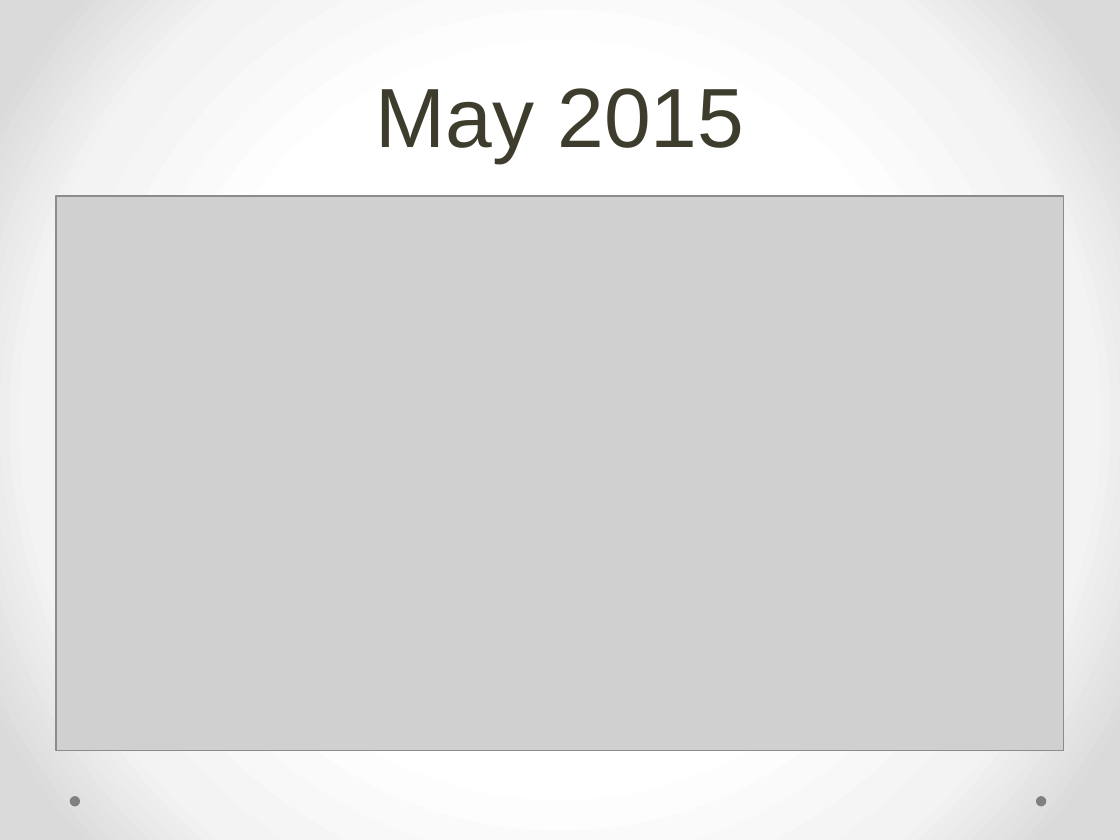
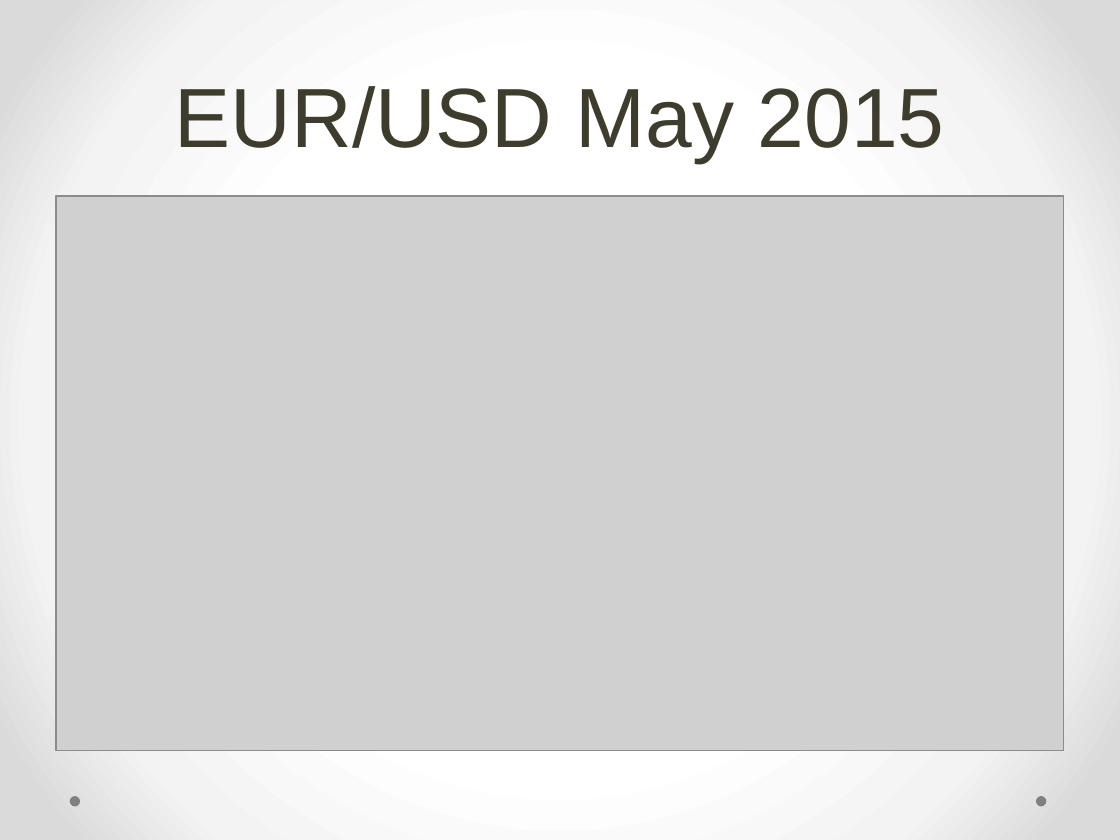
Before and after one commit to JimmyLiang888/SF_Dat_17_WORK, a slide deck: slide 7 of DS_Project/JLiang_XAU.pptx. Drawn at 1120x840 pixels with LibreOffice and Linux fonts; fonts in the diff are those of the drawing; grey boxes stand for pictures. Boxes give left, top, right and bottom in pixels: in the first picture for what was removed or moved away, otherwise in the second. Text is boxed around its words. In the diff, an @@ line names an element or a change of style, - is before the commit and + after.

```diff
--- a/DS_Project/JLiang_XAU.pptx
+++ b/DS_Project/JLiang_XAU.pptx
@@ title at [175, 86, 945, 162]: text changed @@
-May 2015
+EUR/USD May 2015
```
Also in this commit, not shown: 2 other slides changed, 1 other file.
